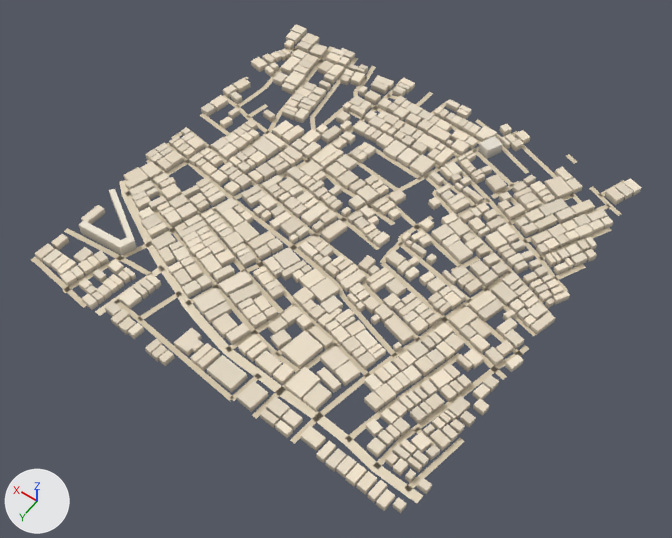
The glTF model public/assets/bengaluru-region-v1/tiles/t-8_-10-l1.glb: old version first, new version second.
Camera for both pictures: a camera (50 mm lens) standing at (-4147.0, -4183.0, 805.0) and looking at (-3769.0, -4712.0, -25.0). Arrows for +X, +Y and +Z are at lower left; the lights stay in place. The first picture is the older version.

Names of what the first picture shows: 'building', 'ground'.
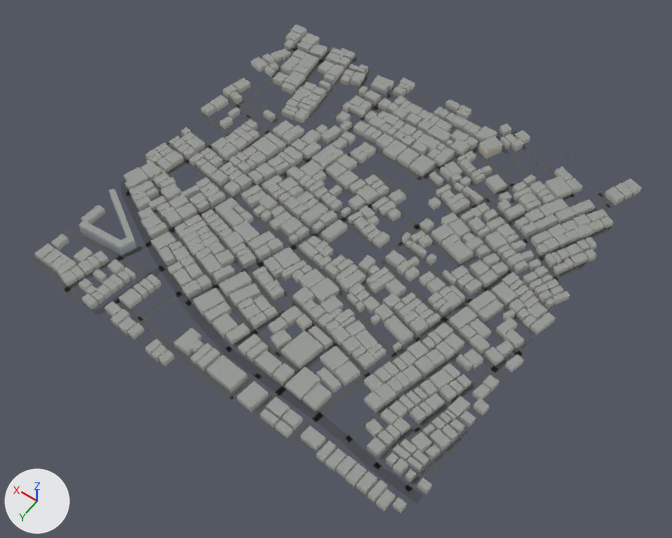
Changed parts and their boxes [x1, y1, x2, y2] in the pictures (672 x 538 px; the box of a moved part takes in the faces that stretch with it):
part 1 of me_building, recoloured (darker): [35, 25, 642, 513] in both
part 2 of me_ground, moved or reshaped: [31, 41, 625, 479] in both
part 3 of me_ground, recoloured: [35, 48, 621, 503] in both

The change in detail:
me_building is used by ob_building; location (-4000.0, -5000.0, 0.0).
me_building had 5352 vertices, 6697 faces and spanned x -8.0..508.0, y -5.0..507.0, z 0.0..15.0.
me_building now has 5352 vertices, 8042 faces and spans x -8.0..508.0, y -5.0..507.0, z 0.0..15.0.
me_building part 1: 6697 kept faces spanning x -8.0..508.0, y -5.0..507.0, z 0.0..15.0 get new vertex colours.
me_ground is used by ob_ground; location (-4000.0, -5000.0, 0.0).
me_ground had 1012 vertices, 794 faces and spanned x -3.0..503.0, y -3.0..503.0, z 1.0.
me_ground now has 1035 vertices, 817 faces and spans x 0.0..500.0, y 0.0..500.0, z 1.0.
Part 2, on me_ground:
43 vertices are removed from x -3.0..503.0, y -3.0..503.0, z 1.0.
73 faces are deleted.
5 vertices in x -1.0..439.0, y 222.0..359.0, z 1.0 move by (1.0, -1.0, 0.0).
5 vertices in x 1.0..426.0, y 55.0..328.0, z 1.0 move by (-1.0, 0.0, 0.0).
4 vertices in x 1.0..434.0, y 227.0..353.0, z 1.0 move by (-1.0, 1.0, 0.0).
4 vertices in x -1.0..428.0, y 49.0..318.0, z 1.0 move by (1.0, 0.0, 0.0).
18 vertices move from x -3.0..503.0, y -3.0..499.0, z 1.0 to x 0.0..500.0, y 0.0..500.0, z 1.0.
66 vertices are added at x 0.0..500.0, y 0.0..500.0, z 1.0.
96 new faces join them.
me_ground part 3: 722 kept faces spanning x 0.0..500.0, y 0.0..500.0, z 1.0 get new vertex colours; the middle colour goes from beige #d7c9ae to dark grey #535556.
